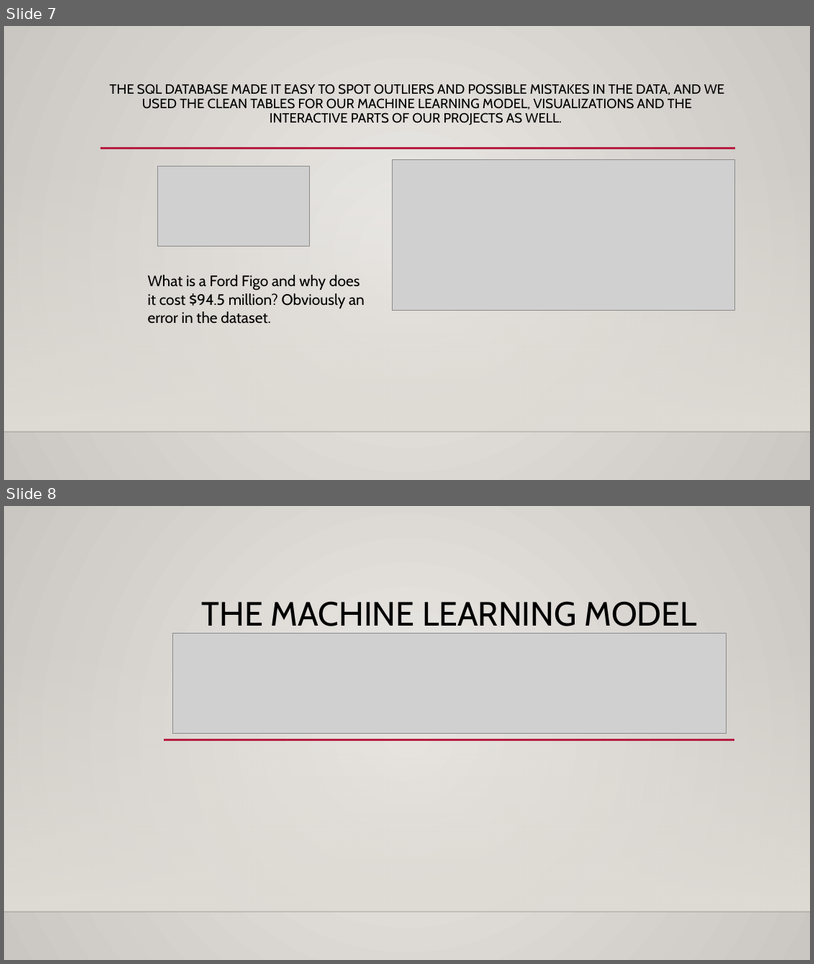
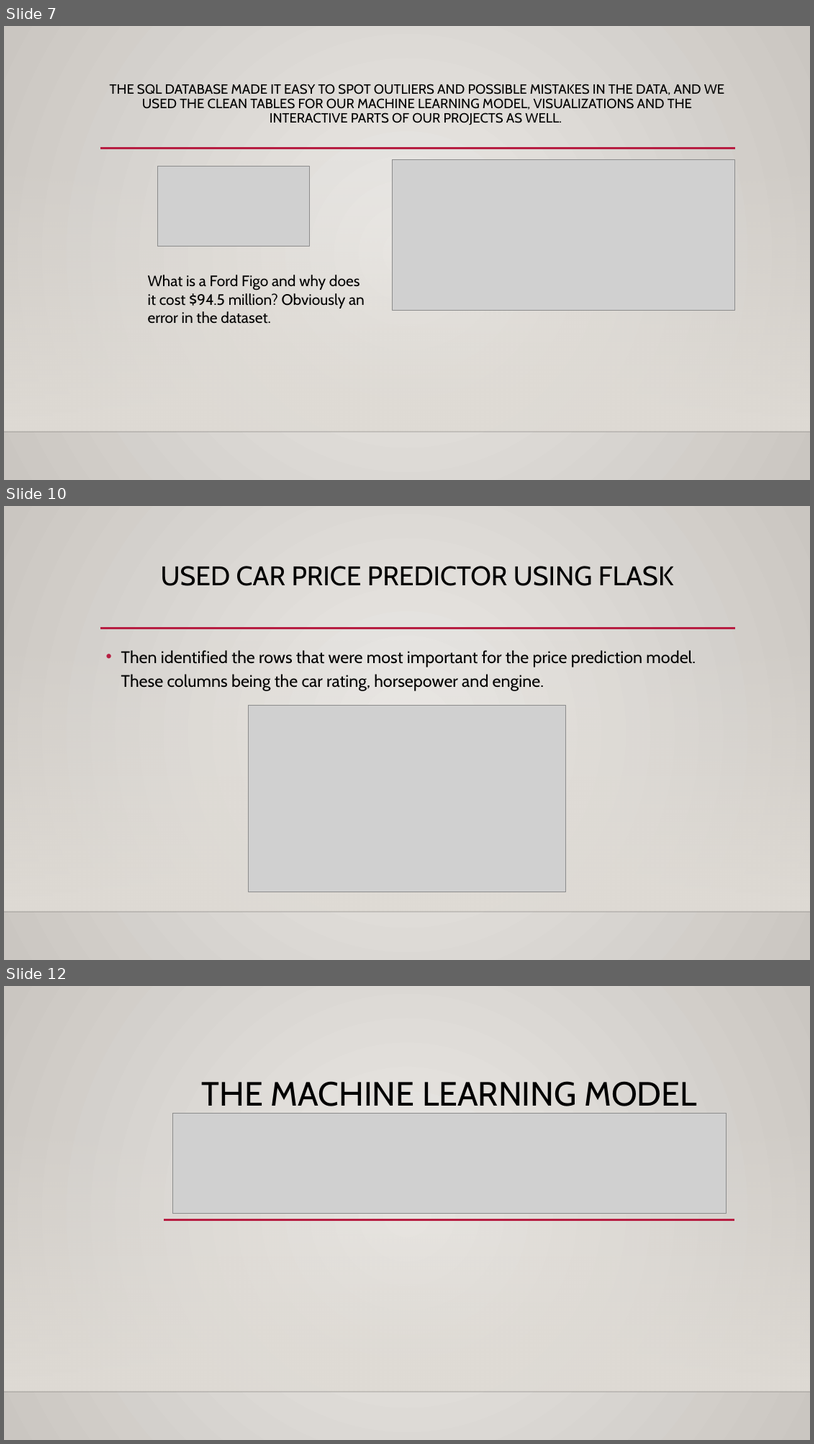
Before and after one commit to colinroberts-data-analytics-portfolio/project4, a slide deck: Project 4 – Car pricing predictor master.pptx. Shown one above the other, each under a label of ours: slides 7 and 8 before the commit, slides 7, 10 and 12 after it; the slides between them are not shown. The pictures are 814x964 and 814x1444 pixels, drawn with LibreOffice and Linux fonts; fonts in the diff are those of the drawing; grey boxes stand for pictures; background and template pictures are left out. Boxes give left, top, right and bottom in pixels: in the first picture for what was removed or moved away, otherwise in the second. Text is boxed around its words. In the diff, an @@ line names an element or a change of style, - is before the commit and + after.

```diff
--- a/Project 4 – Car pricing predictor master.pptx
+++ b/Project 4 – Car pricing predictor master.pptx
@@ slide 10 added at (4, 506, 810, 960), background gradient #ECEAE7 to #CAC7C1; not listed: 3 template elements that a slide beside it also shows @@
@@ title added at (161, 566, 674, 586), 32 pt, text #000000 @@
+USED CAR PRICE PREDICTOR USING FLASK
@@ text added at (121, 650, 696, 691), 20 pt, text #000000 @@
+• Then identified the rows that were most important for the price prediction model. These columns being the car rating, horsepower and engine.
@@ picture added at (248, 705, 566, 892) @@
@@ what was slide 8 is now slide 12 @@
```
Also in this commit, not shown: 3 other slides added.
